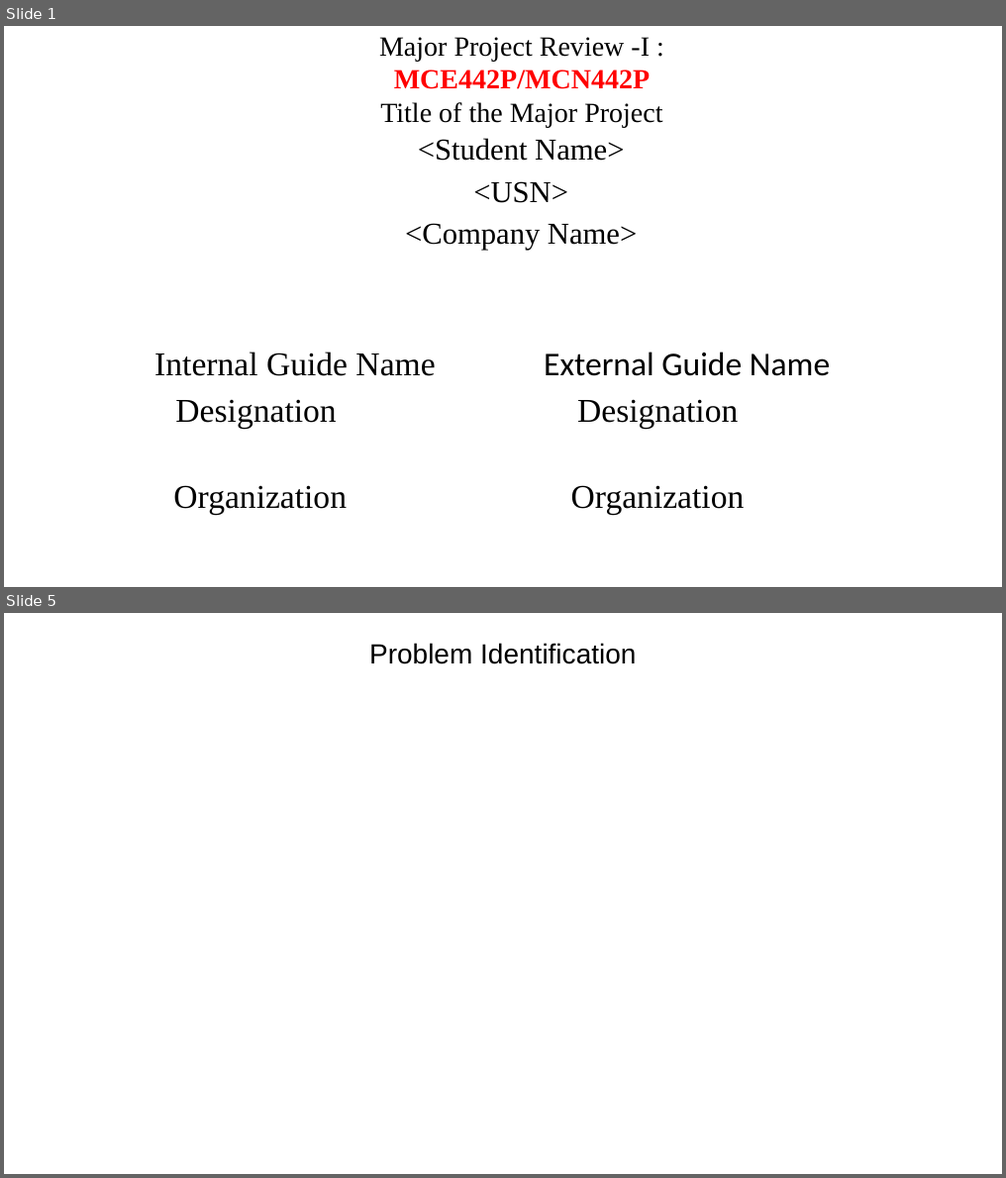
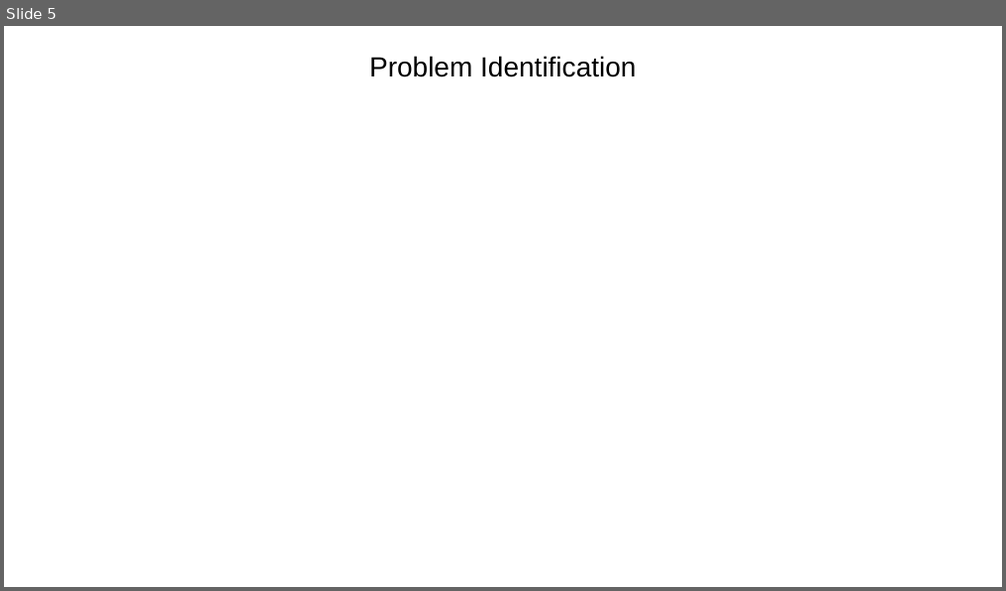
Before and after one commit to veerasagar/ACTIS-MCE442P, a slide deck: docs/ppt/ACTIS-Phase-1.pptx. Shown one above the other, each under a label of ours: slides 1 and 5 before the commit, slide 5 after it; the slides between them are not shown. The pictures are 1006x1178 and 1006x591 pixels, drawn with LibreOffice and Linux fonts; fonts in the diff are those of the drawing; background and template pictures are left out. Boxes give left, top, right and bottom in pixels: in the first picture for what was removed or moved away, otherwise in the second. Text is boxed around its words. In the diff, an @@ line names an element or a change of style, - is before the commit and + after.

```diff
--- a/docs/ppt/ACTIS-Phase-1.pptx
+++ b/docs/ppt/ACTIS-Phase-1.pptx
@@ slide 1 removed at (4, 26, 1002, 587), background picture (left out) @@
@@ text removed at (379, 37, 662, 128) @@
-Major Project Review -I : MCE442P/MCN442P
-Title of the Major Project
@@ text removed at (154, 138, 830, 514) @@
-<Student Name>
-<USN>
-<Company Name>
-Internal Guide Name External Guide Name
-Designation Designation
-Organization Organization
```
Also in this commit, not shown: 3 slides changed, 1 slide added.
